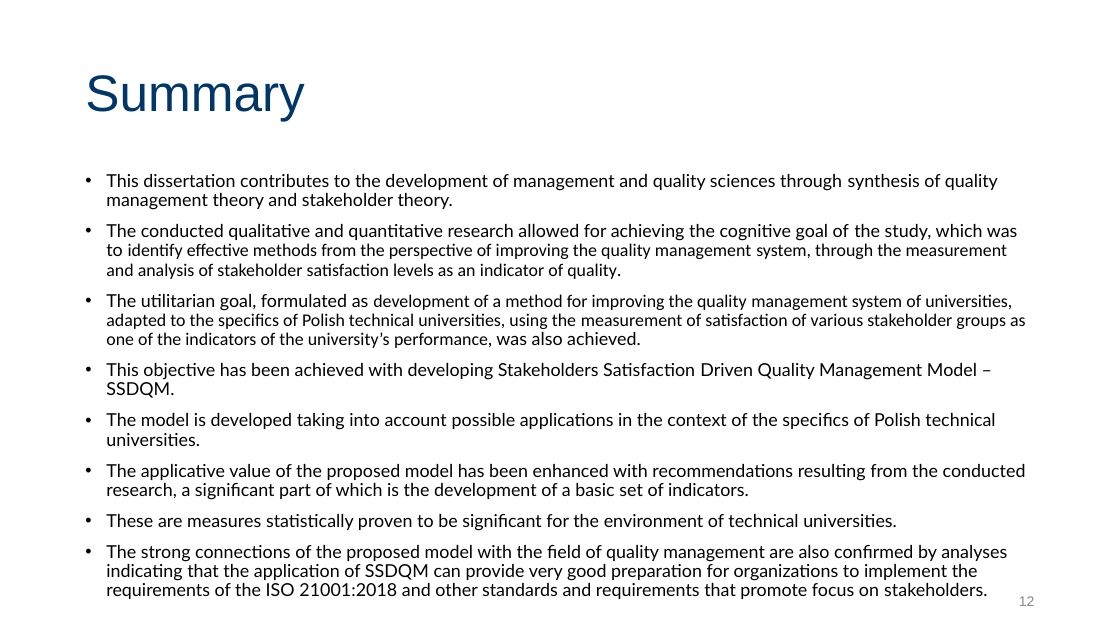
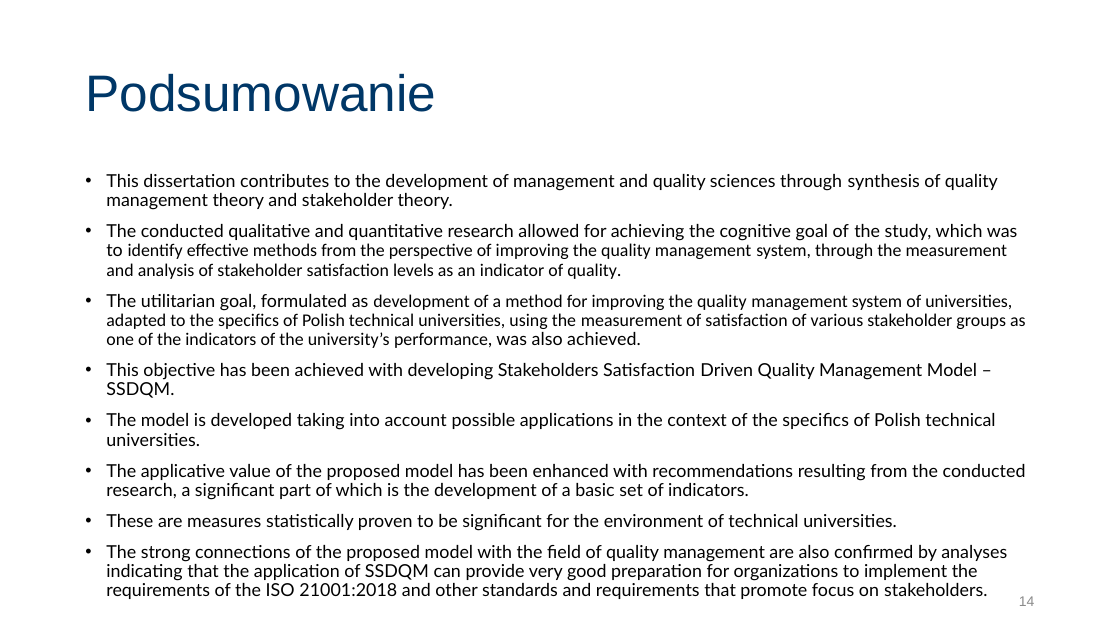
Before and after one commit to JeanPaulSzefler/doktorat_git, a slide deck: slide 14 of Obrona_JPSZEFLER/SSI_forHEI_QMS_PL_v0.1.pptx (slide 12 before the commit). Drawn at 1120x630 pixels with LibreOffice and Linux fonts; fonts in the diff are those of the drawing. Boxes give left, top, right and bottom in pixels: in the first picture for what was removed or moved away, otherwise in the second. Text is boxed around its words. In the diff, an @@ line names an element or a change of style, - is before the commit and + after.

```diff
--- a/Obrona_JPSZEFLER/SSI_forHEI_QMS_PL_v0.1.pptx
+++ b/Obrona_JPSZEFLER/SSI_forHEI_QMS_PL_v0.1.pptx
@@ title at (85, 73, 436, 112): text changed @@
-Summary
+Podsumowanie
@@ page number at (1019, 596, 1035, 606): text changed @@
-12
+14
```
Also in this commit, not shown: 7 other slides changed, 7 slides added, 5 slides removed, 7 other files.
